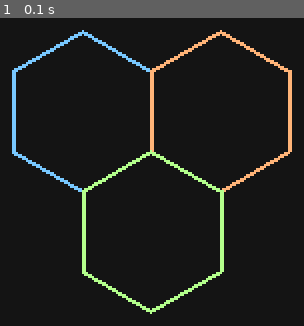
Above: before the commit, frame 1.
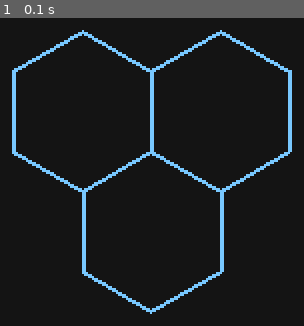
Above: after the commit, the same moment.

Repository: 0utsights/Projects
Game: pygame game, started from PygameHexgridDemo.py
Two runs of this game, one before a commit and one after it. Both use one fixed random seed, a clock stepped at 60 frames per second and the inputs below.
Inputs:
- Up to frame 1 (0.1 s): no input

The runs differ from the first frame. In frame 1, 3.4% of the frame differs, in the area x 26-97%, y 3-97%.

Commit message:
self written version

Diff:
--- a/PygameHexgridDemo.py
+++ b/PygameHexgridDemo.py
@@ -1,41 +1,47 @@
 import pygame, math
-
 pygame.init()
 screen = pygame.display.set_mode((800, 600))
-clock = pygame.time.Clock()
 
-size = 40  # outer radius ("size" on Red Blob)
+size = 40 # outer radius of hexagon from pointy angles
 
-def axial_to_pixel(q, r, s):
-    # pointy-top axial -> pixel (Red Blob)
-    x = math.sqrt(3) * s * (q + r/2)
-    y = (3/2) * s * r
-    return x, y
+# HEXAGON FORMULA
 
-def hex_points(cx, cy, s):
-    pts = []
-    for i in range(6):
-        a = math.radians(60*i - 30)  # pointy-top
-        pts.append((cx + s*math.cos(a), cy + s*math.sin(a)))
-    return pts
+def axial_to_pixel(q, r, size):
+    x = math.sqrt(3) * size * (q+r/2)
+    y = 3/2 * size * r
+    return x,y
 
-origin = (0, 0)
-east   = (1, 0)  # adjacent neighbor
-se     = (0, 1)  # adjacent neighbor (southeast in axial)
+def hex_points(cx, cy, size):
+    points = []
+    for i in range(6): # 6 corners
+        angle = math.radians(60 * i - 30) # pointy top
+        x = cx + size * math.cos(angle)
+        y = cy + size * math.sin(angle)
+        points.append((x, y))
+    return points
+hexes = [
+    (0,0),
+    (1,0),
+    (0,1)
+]
+
+# GAME LOOP
 
 running = True
 while running:
-    clock.tick(60)
-    for e in pygame.event.get():
-        if e.type == pygame.QUIT:
+    for event in pygame.event.get():
+        if event.type == pygame.QUIT:
             running = False
+    screen.fill((20,20,20))
 
-    screen.fill((20, 20, 20))
+    for q, r in hexes:
+        x, y = axial_to_pixel(q,r,size)
 
-    for (q, r), color in [(origin, (120,200,255)), (east, (255,180,120)), (se, (180,255,140))]:
-        x, y = axial_to_pixel(q, r, size)
-        x += 400; y += 300  # center on screen
-        pygame.draw.polygon(screen, color, hex_points(x, y, size), 2)
+        #center the hexgrid in relation to screen size
+        x += 400
+        y += 300
+
+        pygame.draw.polygon(screen, (120, 200, 255), hex_points(x,y,size), 2)
 
     pygame.display.flip()
 
